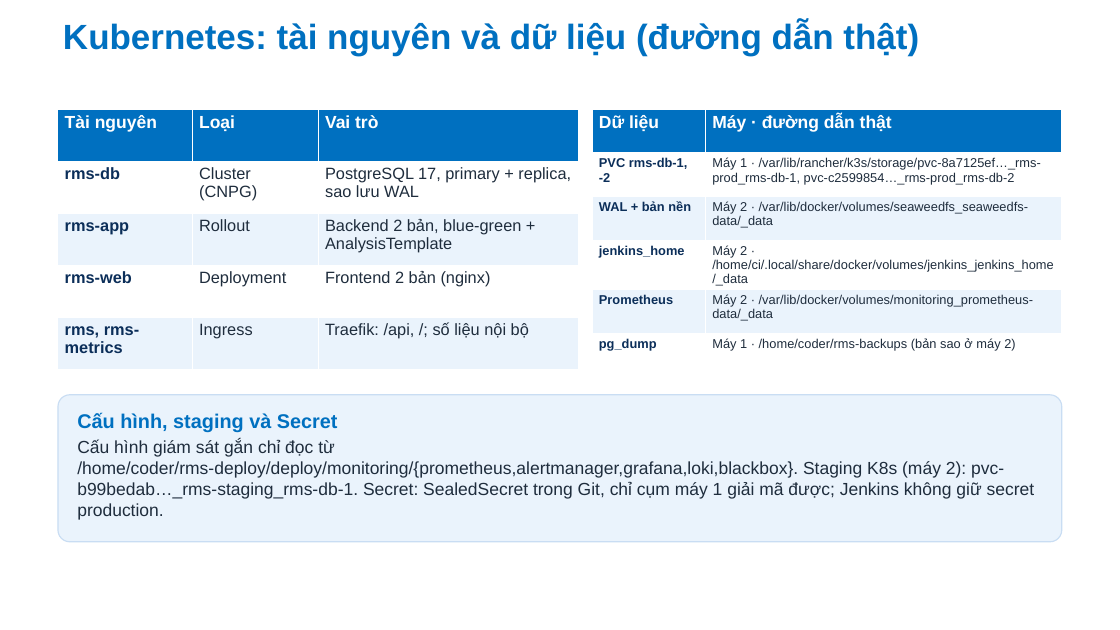
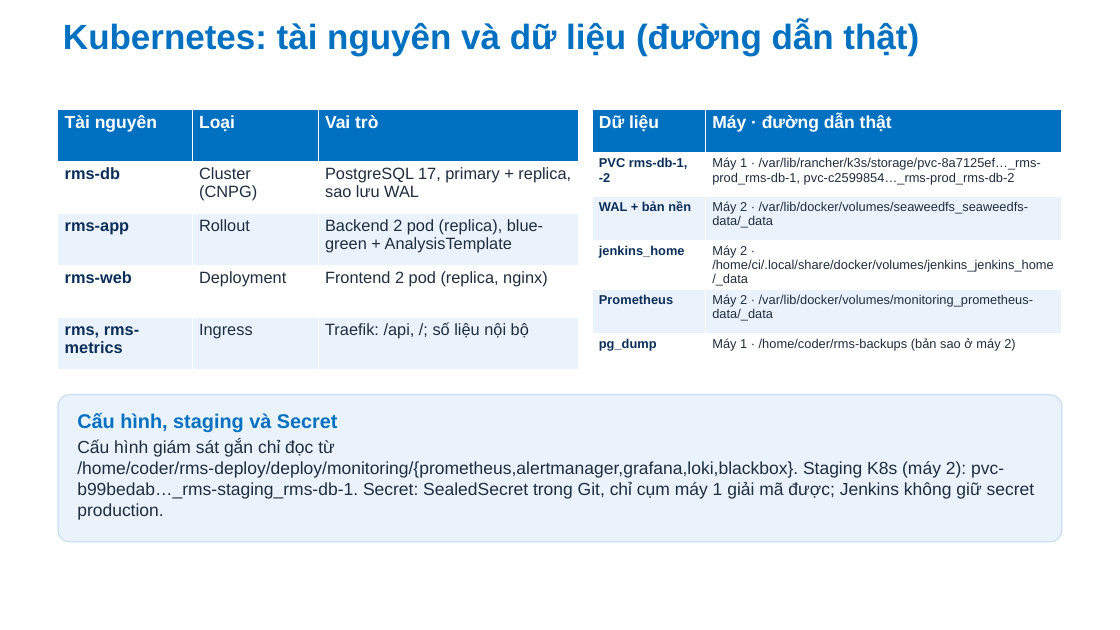
Before and after one commit to Anpham120/restaurant-management-system, a slide deck: slide 14 of docs/bao-cao/Slide_TrienKhaiPhanMem_AtlasRestaurant.pptx. Drawn at 1120x630 pixels with LibreOffice and Linux fonts; fonts in the diff are those of the drawing; background and template pictures are left out. Boxes give left, top, right and bottom in pixels: in the first picture for what was removed or moved away, otherwise in the second. Text is boxed around its words. In the diff, an @@ line names an element or a change of style, - is before the commit and + after.

```diff
--- a/docs/bao-cao/Slide_TrienKhaiPhanMem_AtlasRestaurant.pptx
+++ b/docs/bao-cao/Slide_TrienKhaiPhanMem_AtlasRestaurant.pptx
@@ table at [58, 109, 579, 370] @@
-row 3, column 3: Backend 2 bản, blue-green + AnalysisTemplate
+row 3, column 3: Backend 2 pod (replica), blue-green + AnalysisTemplate
-row 4, column 3: Frontend 2 bản (nginx)
+row 4, column 3: Frontend 2 pod (replica, nginx)
```
Also in this commit, not shown: 6 other slides changed, 6 other files.
